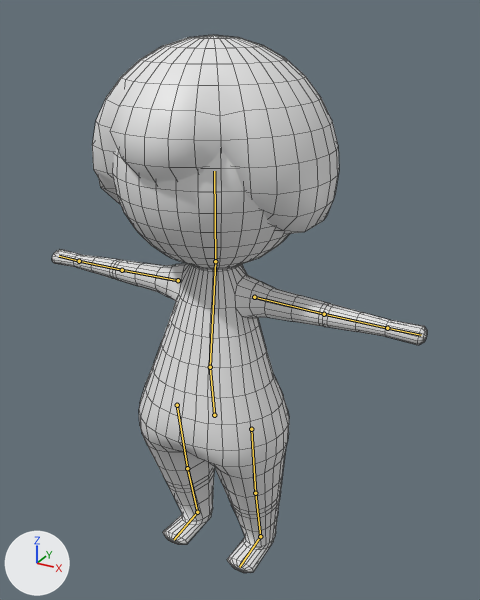
Two versions of the Blender file Assets/models/npc/npc1.blend, one commit apart.
The view is the same before and after, from a 50 mm lens placed at (3.37, -5.5, 4.28), pointed at (-0.38, 1.31, 0.87). Every picture has the same lights, and +X, +Y and +Z are marked at lower left. The bones that bend it are drawn over the model as lines. Mesh edges are drawn as thin lines.
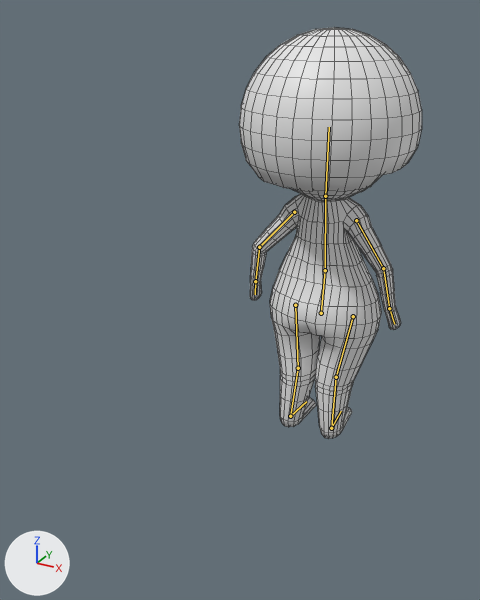
The newer file adds an action. The first version stands in its rest pose; the second is drawn at frame 25 of the action 'turn_around.001'.

Boxes (x1, y1, x2, y2) around the edits, measured in the pictures (480 x 600 px):
'Cylinder', posed
    before: (52, 148, 427, 573)
    after: (250, 175, 401, 439)
'Cube', posed (26% narrower, 29% shorter)
    before: (92, 35, 339, 268)
    after: (239, 27, 422, 192)
bone 'Back.Lower', root to tip
    before: (214, 415) to (210, 367)
    after: (321, 313) to (325, 270)
bone 'Arm.Upper.L', root to tip
    before: (254, 297) to (324, 314)
    after: (294, 212) to (259, 247)
bone 'Arm.Lower.L', root to tip
    before: (324, 314) to (387, 328)
    after: (259, 247) to (255, 281)
bone 'Arm.Hand.L', root to tip
    before: (387, 328) to (421, 335)
    after: (255, 281) to (255, 294)
bone 'Arm.Upper.R', root to tip
    before: (178, 280) to (122, 270)
    after: (356, 220) to (383, 268)
bone 'Arm.Lower.R', root to tip
    before: (122, 270) to (79, 261)
    after: (383, 268) to (389, 308)
bone 'Arm.Hand.R', root to tip
    before: (79, 261) to (59, 256)
    after: (389, 308) to (394, 324)
bone 'Leg.Upper.L', root to tip
    before: (251, 429) to (255, 493)
    after: (295, 305) to (298, 368)
bone 'Leg.Lower.L', root to tip
    before: (255, 493) to (260, 536)
    after: (298, 368) to (290, 416)
bone 'Leg.Foot.L', root to tip
    before: (260, 536) to (239, 567)
    after: (290, 416) to (306, 401)
bone 'Leg.Upper.R', root to tip
    before: (177, 405) to (187, 468)
    after: (353, 316) to (336, 377)
bone 'Leg.Lower.R', root to tip
    before: (187, 468) to (197, 512)
    after: (336, 377) to (331, 428)
bone 'Leg.Foot.R', root to tip
    before: (197, 512) to (174, 539)
    after: (331, 428) to (341, 411)

Patch to the scene script:
```diff
--- a/Assets/models/npc/npc1.blend.py
+++ b/Assets/models/npc/npc1.blend.py
@@ bone_back_lower @@
 bone_back_lower = bpy.data.objects['Armature'].pose.bones['Back.Lower']
-bone_back_lower.location = (0.0, 0.0, 0.0)
-bone_back_lower.rotation_quaternion = (1.0, 0.0, 0.0, 0.0)  # degrees (0, 0, 0)
+bone_back_lower.location = (0.0, -0.358, -3.164)
+bone_back_lower.rotation_quaternion = (-0.005, 0.0, 0.901, -0.102)  # degrees (13, -179, 0)
@@ bone_arm_upper_l @@
 bone_arm_upper_l = bpy.data.objects['Armature'].pose.bones['Arm.Upper.L']  # child of 'Back.Upper'
-bone_arm_upper_l.rotation_quaternion = (1.0, 0.0, 0.0, 0.0)  # degrees (0, 0, 0)
+bone_arm_upper_l.rotation_quaternion = (0.892, -0.06, 0.11, -0.409)  # degrees (-12, 9, -50)
@@ bone_arm_lower_l @@
 bone_arm_lower_l = bpy.data.objects['Armature'].pose.bones['Arm.Lower.L']  # child of 'Arm.Upper.L'
-bone_arm_lower_l.rotation_quaternion = (1.0, 0.0, 0.0, 0.0)  # degrees (0, 0, 0)
+bone_arm_lower_l.rotation_quaternion = (0.941, -0.249, -0.064, -0.19)  # degrees (-27, -13, -20)
@@ bone_arm_hand_l @@
 bone_arm_hand_l = bpy.data.objects['Armature'].pose.bones['Arm.Hand.L']  # child of 'Arm.Lower.L'
-bone_arm_hand_l.rotation_quaternion = (1.0, 0.0, 0.0, 0.0)  # degrees (0, 0, 0)
+bone_arm_hand_l.rotation_quaternion = (0.991, 0.009, 0.002, -0.127)  # degrees (1, 0, -15)
@@ bone_arm_upper_r @@
 bone_arm_upper_r = bpy.data.objects['Armature'].pose.bones['Arm.Upper.R']  # child of 'Back.Upper'
-bone_arm_upper_r.rotation_quaternion = (1.0, 0.0, 0.0, 0.0)  # degrees (0, 0, 0)
+bone_arm_upper_r.rotation_quaternion = (0.892, -0.06, -0.11, 0.409)  # degrees (-12, -9, 50)
@@ bone_arm_lower_r @@
 bone_arm_lower_r = bpy.data.objects['Armature'].pose.bones['Arm.Lower.R']  # child of 'Arm.Upper.R'
-bone_arm_lower_r.rotation_quaternion = (1.0, 0.0, 0.0, 0.0)  # degrees (0, 0, 0)
+bone_arm_lower_r.rotation_quaternion = (0.941, -0.249, 0.064, 0.19)  # degrees (-27, 13, 20)
@@ bone_arm_hand_r @@
 bone_arm_hand_r = bpy.data.objects['Armature'].pose.bones['Arm.Hand.R']  # child of 'Arm.Lower.R'
-bone_arm_hand_r.rotation_quaternion = (1.0, 0.0, 0.0, 0.0)  # degrees (0, 0, 0)
+bone_arm_hand_r.rotation_quaternion = (0.991, 0.009, -0.002, 0.127)  # degrees (1, 0, 15)
@@ bone_leg_upper_l @@
 bone_leg_upper_l = bpy.data.objects['Armature'].pose.bones['Leg.Upper.L']  # child of 'Back.Lower'
-bone_leg_upper_l.location = (0.0, 0.0, 0.0)
-bone_leg_upper_l.rotation_quaternion = (1.0, 0.0, 0.0, 0.0)  # degrees (0, 0, 0)
+bone_leg_upper_l.location = (0.026, -0.006, 0.081)
+bone_leg_upper_l.rotation_quaternion = (0.996, -0.026, -0.056, -0.068)  # degrees (-3, -7, -8)
@@ bone_leg_lower_l @@
 bone_leg_lower_l = bpy.data.objects['Armature'].pose.bones['Leg.Lower.L']  # child of 'Leg.Upper.L'
-bone_leg_lower_l.rotation_quaternion = (1.0, 0.0, 0.0, 0.0)  # degrees (0, 0, 0)
+bone_leg_lower_l.rotation_quaternion = (0.995, -0.09, -0.009, 0.034)  # degrees (-10, -1, 4)
@@ bone_leg_foot_l @@
 bone_leg_foot_l = bpy.data.objects['Armature'].pose.bones['Leg.Foot.L']  # child of 'Leg.Lower.L'
-bone_leg_foot_l.location = (0.0, 0.0, 0.0)
-bone_leg_foot_l.rotation_quaternion = (1.0, 0.0, 0.0, 0.0)  # degrees (0, 0, 0)
+bone_leg_foot_l.location = (0.0, 0.0, 0.004)
+bone_leg_foot_l.rotation_quaternion = (0.995, -0.003, 0.011, -0.096)  # degrees (0, 1, -11)
@@ bone_leg_upper_r @@
 bone_leg_upper_r = bpy.data.objects['Armature'].pose.bones['Leg.Upper.R']  # child of 'Back.Lower'
-bone_leg_upper_r.location = (0.0, 0.0, 0.0)
-bone_leg_upper_r.rotation_quaternion = (1.0, 0.0, 0.0, 0.0)  # degrees (0, 0, 0)
+bone_leg_upper_r.location = (-0.026, -0.017, 0.081)
+bone_leg_upper_r.rotation_quaternion = (0.996, -0.025, 0.057, 0.057)  # degrees (-3, 7, 6)
@@ bone_leg_lower_r @@
 bone_leg_lower_r = bpy.data.objects['Armature'].pose.bones['Leg.Lower.R']  # child of 'Leg.Upper.R'
-bone_leg_lower_r.rotation_quaternion = (1.0, 0.0, 0.0, 0.0)  # degrees (0, 0, 0)
+bone_leg_lower_r.rotation_quaternion = (0.995, -0.09, 0.009, -0.034)  # degrees (-10, 1, -4)
@@ bone_leg_foot_r @@
 bone_leg_foot_r = bpy.data.objects['Armature'].pose.bones['Leg.Foot.R']  # child of 'Leg.Lower.R'
-bone_leg_foot_r.location = (0.0, 0.0, 0.0)
-bone_leg_foot_r.rotation_quaternion = (1.0, 0.0, 0.0, 0.0)  # degrees (0, 0, 0)
+bone_leg_foot_r.location = (0.0, 0.0, -0.004)
+bone_leg_foot_r.rotation_quaternion = (0.995, -0.003, 0.0, 0.095)  # degrees (0, 0, 11)
```
